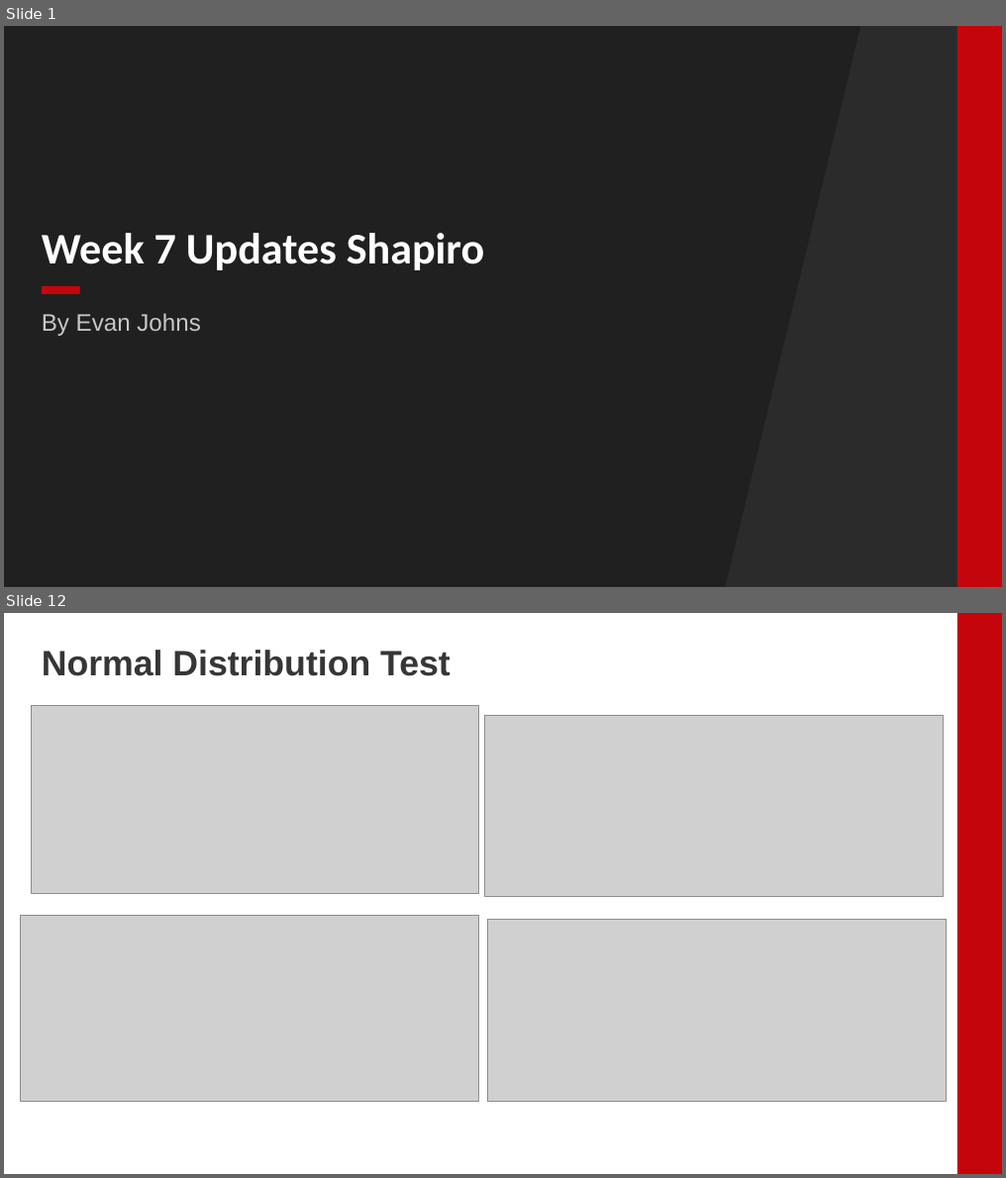
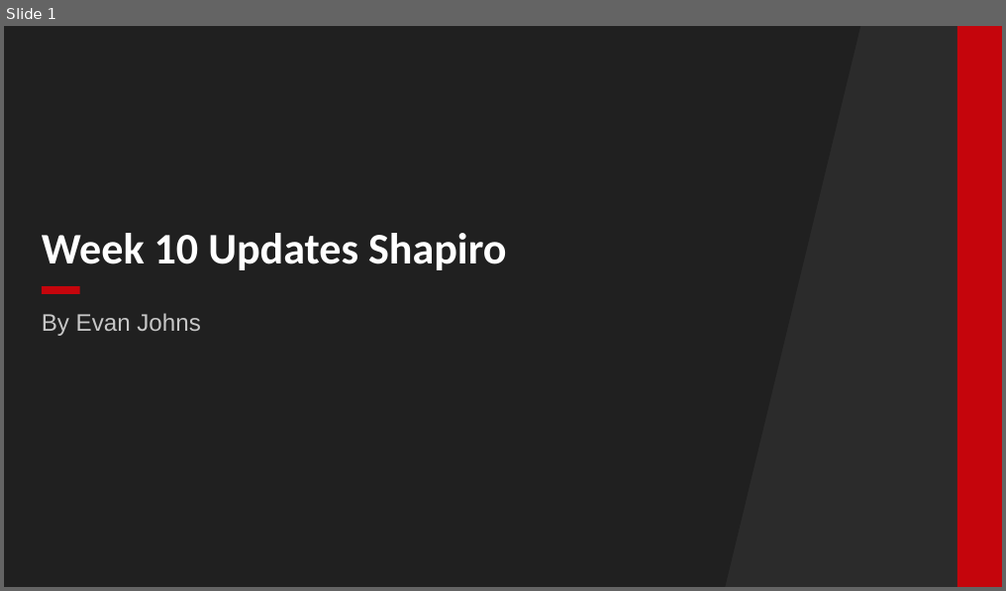
Before and after one commit to EDJohns/2025-Dinh-Lab-Research-Project, a slide deck: Shapiro 2025 Project/Weekly Updates/Week 7 Updates.pptx. Shown one above the other, each under a label of ours: slides 1 and 12 before the commit, slide 1 after it; the slides between them are not shown. The pictures are 1006x1178 and 1006x591 pixels, drawn with LibreOffice and Linux fonts; fonts in the diff are those of the drawing; grey boxes stand for pictures; background and template pictures are left out; a plain dark background stands for a picture behind light text. Boxes give left, top, right and bottom in pixels: in the first picture for what was removed or moved away, otherwise in the second. Text is boxed around its words. In the diff, an @@ line names an element or a change of style, - is before the commit and + after.

```diff
--- a/Shapiro 2025 Project/Weekly Updates/Week 7 Updates.pptx
+++ b/Shapiro 2025 Project/Weekly Updates/Week 7 Updates.pptx
@@ slide 12 removed at (4, 613, 1002, 1174), background #FFFFFF; not listed: 1 template element that a slide beside it also shows @@
@@ title removed at (42, 650, 450, 676) @@
-Normal Distribution Test
@@ picture removed at (31, 706, 479, 894) @@
@@ picture removed at (484, 715, 944, 897) @@
@@ picture removed at (20, 916, 478, 1102) @@
@@ picture removed at (487, 919, 946, 1102) @@
@@ slide 1 changed as well @@
@@ title at (42, 233, 506, 271): text changed @@
-Week 7 Updates Shapiro
+Week 10 Updates Shapiro
```
Also in this commit, not shown: 7 slides added, 18 other slides removed, 8 other files.
